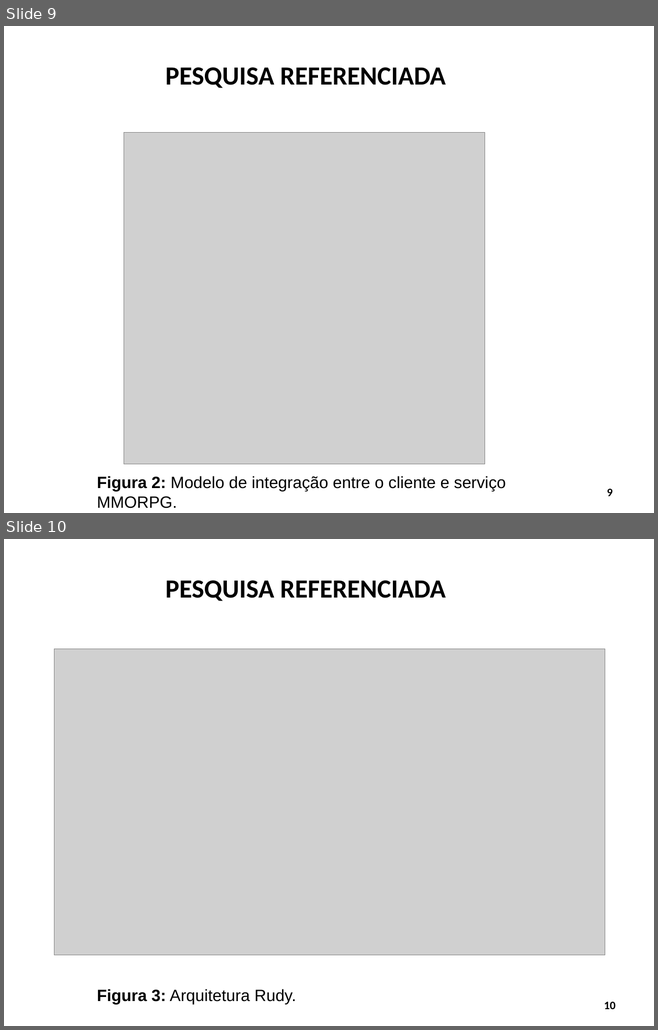
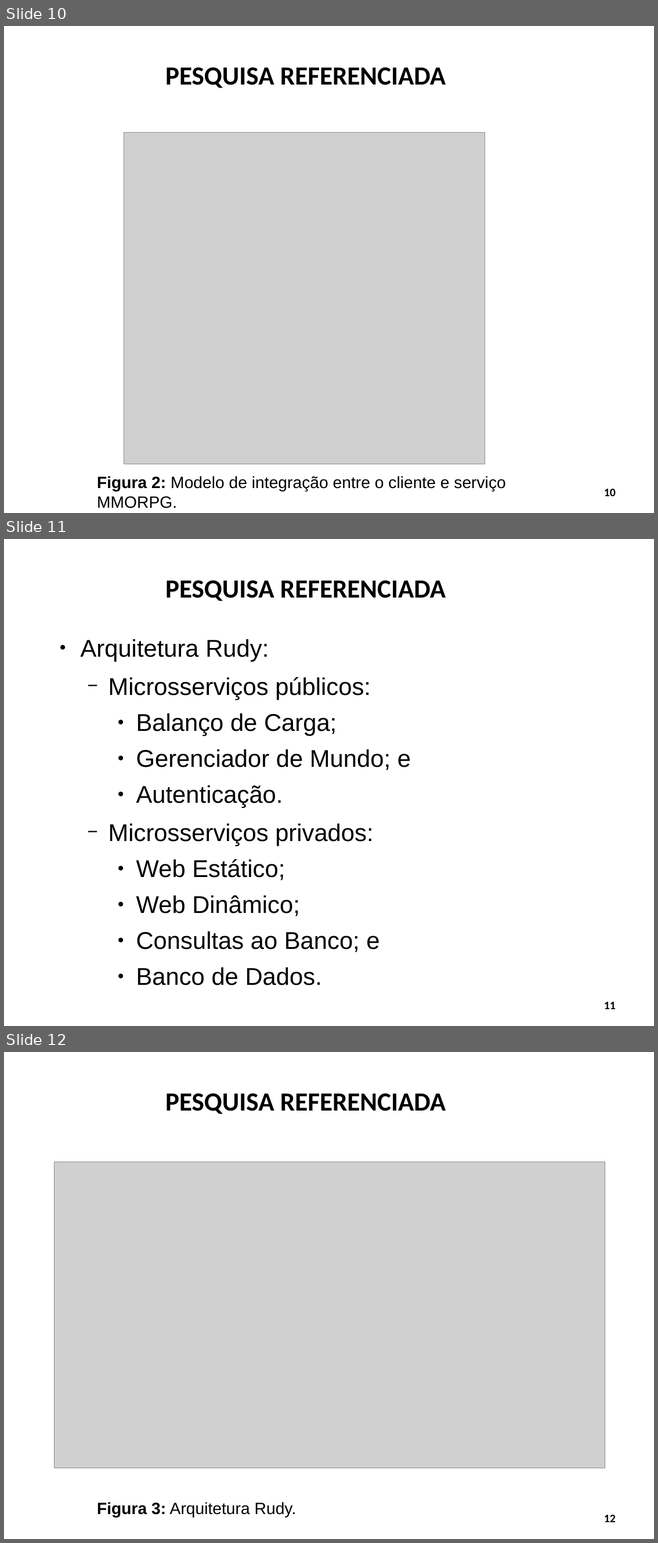
Before and after one commit to Schweigert/TCC, a slide deck: tcc/Apresentacao/apresentacao_tcc1.odp. Shown one above the other, each under a label of ours: slides 9 and 10 before the commit, slides 10, 11 and 12 after it. The pictures are 658x1030 and 658x1543 pixels, drawn with LibreOffice and Linux fonts; fonts in the diff are those of the drawing; grey boxes stand for pictures; background and template pictures are left out. Boxes give left, top, right and bottom in pixels: in the first picture for what was removed or moved away, otherwise in the second. Text is boxed around its words. In the diff, an @@ line names an element or a change of style, - is before the commit and + after.

```diff
--- a/tcc/Apresentacao/apresentacao_tcc1.odp
+++ b/tcc/Apresentacao/apresentacao_tcc1.odp
@@ slide 11 added at box(4, 539, 654, 1026), background #FFFFFF @@
@@ title added at box(165, 580, 445, 601), 32 pt, text #000000, bold @@
+PESQUISA REFERENCIADA
@@ text added at box(81, 639, 411, 986), 29.6 pt, text #000000 @@
+● Arquitetura Rudy:
+  − Microsserviços públicos:
+    ● Balanço de Carga;
+    ● Gerenciador de Mundo; e
+    ● Autenticação.
+  − Microsserviços privados:
+    ● Web Estático;
+    ● Web Dinâmico;
+    ● Consultas ao Banco; e
+    ● Banco de Dados.
@@ page number added at box(604, 1002, 615, 1009), 14 pt, text #000000, bold @@
+11
@@ what was slide 9 is now slide 10 @@
@@ page number at box(604, 489, 615, 496): text changed @@
-9
+10
@@ what was slide 10 is now slide 12 @@
@@ page number at box(604, 1515, 615, 1522): text changed @@
-10
+12
```
Also in this commit, not shown: 10 slides changed, 6 other slides added.
